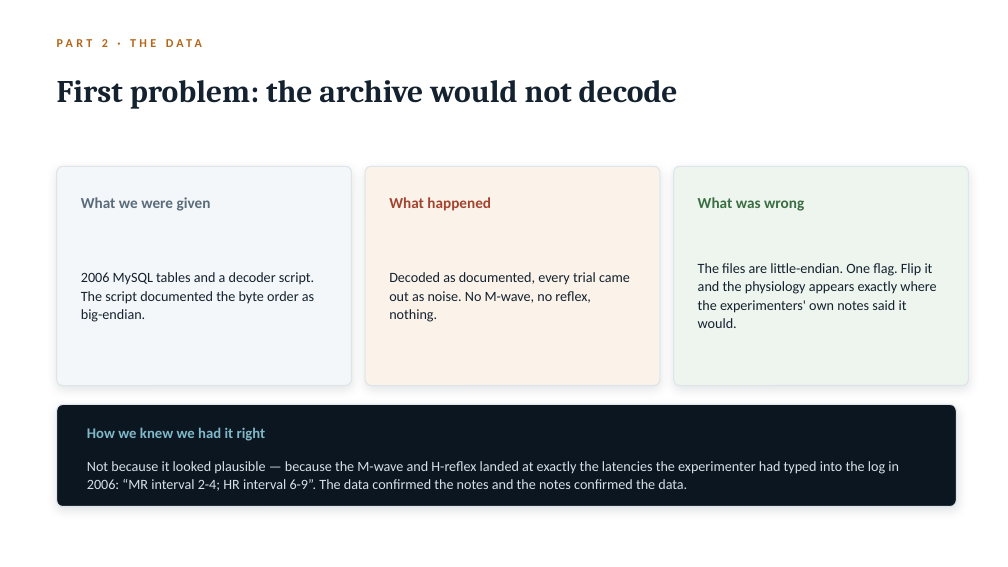
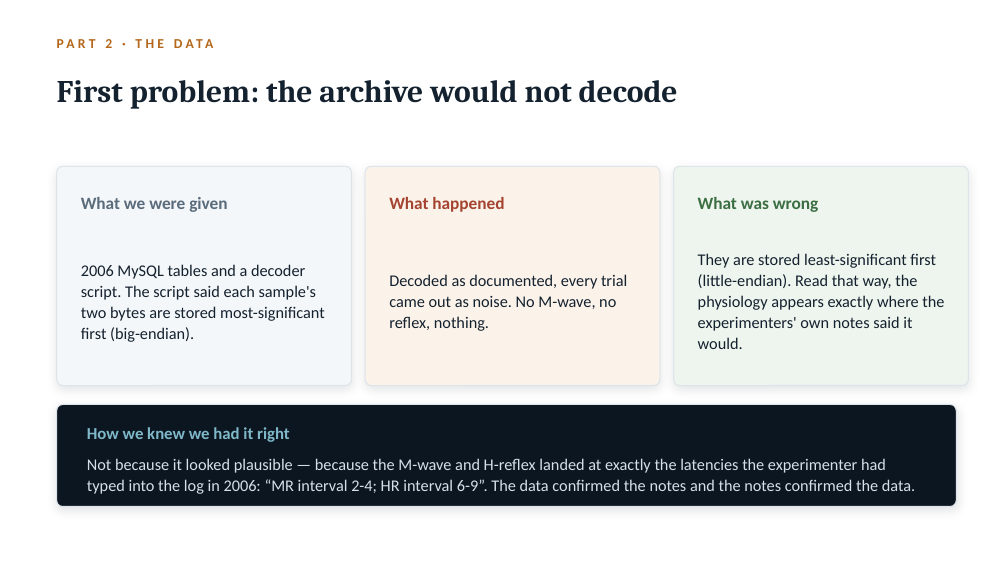
Before and after one commit to switchrao777/hroc-ncan, a slide deck: slide 7 of slides/HROC_Team_Presentation.pptx (slide 6 before the commit). Drawn at 1008x567 pixels with LibreOffice and Linux fonts; fonts in the diff are those of the drawing. Boxes give left, top, right and bottom in pixels: in the first picture for what was removed or moved away, otherwise in the second. Text is boxed around its words. In the diff, an @@ line names an element or a change of style, - is before the commit and + after.

```diff
--- a/slides/HROC_Team_Presentation.pptx
+++ b/slides/HROC_Team_Presentation.pptx
@@ text "PART 2 · THE DATA" at [105,39,112,48]: size 11.5 to 13 pt @@
@@ size 14.5 to 16.5 pt in 3 elements at [81,197,227,212], [389,197,504,212], [698,197,819,212] @@
@@ text "Decoded as documented, every trial ..." at [389,274,627,331]: size 13.5 to 15.5 pt @@
@@ text at [81,264,325,342]: text changed; size 13.5 to 15.5 pt @@
-2006 MySQL tables and a decoder script. The script documented the byte order as big-endian.
+2006 MySQL tables and a decoder script. The script said each sample's two bytes are stored most-significant first (big-endian).
@@ text at [698,253,944,349]: text changed; size 13.5 to 15.5 pt @@
-The files are little-endian. One flag. Flip it and the physiology appears exactly where the experimenters' own notes said it would.
+They are stored least-significant first (little-endian). Read that way, the physiology appears exactly where the experimenters' own notes said it would.
@@ text "How we knew we had ..." at [87,427,290,442]: size 14 to 16 pt @@
@@ text "Not because it looked plausible ..." at [87,458,915,494]: size 13.5 to 15.5 pt @@
```
Also in this commit, not shown: 32 other slides changed, 1 slide added, 1 slide removed, 31 other files.
